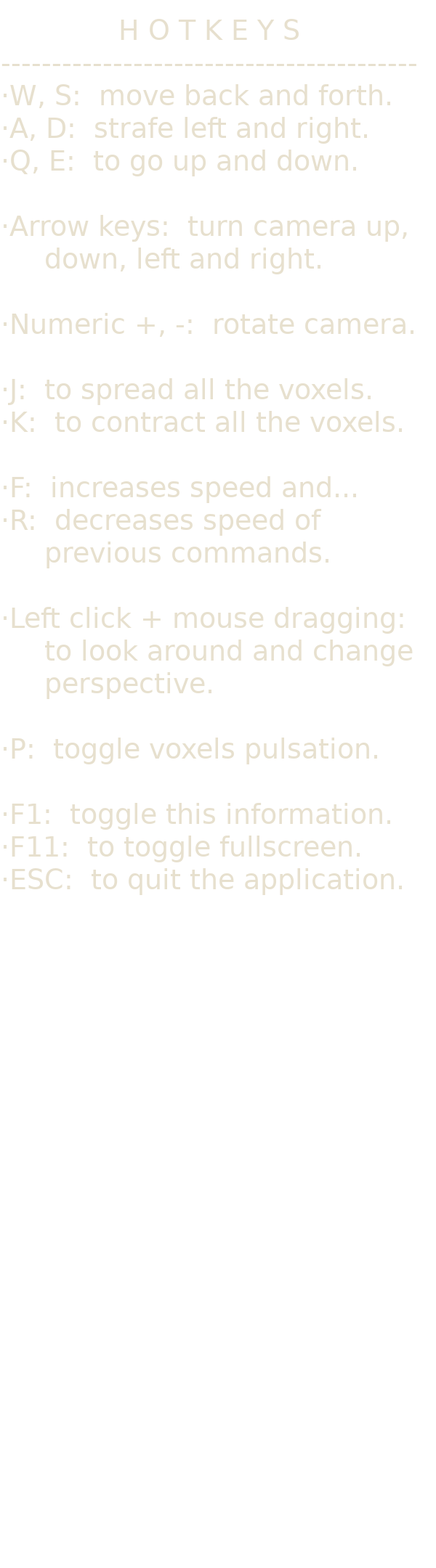
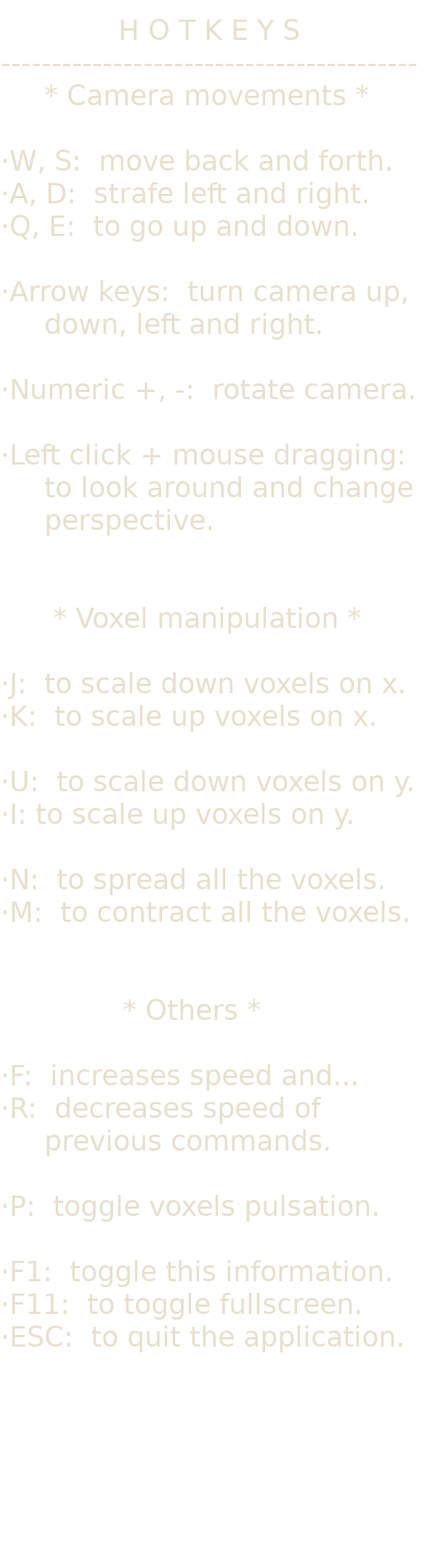
Before/after of a w=436, h=1568 layered artwork. What changed in the layer stack:
painted on "H O T K E Y S ..." over (3, 84, 414, 1353)
